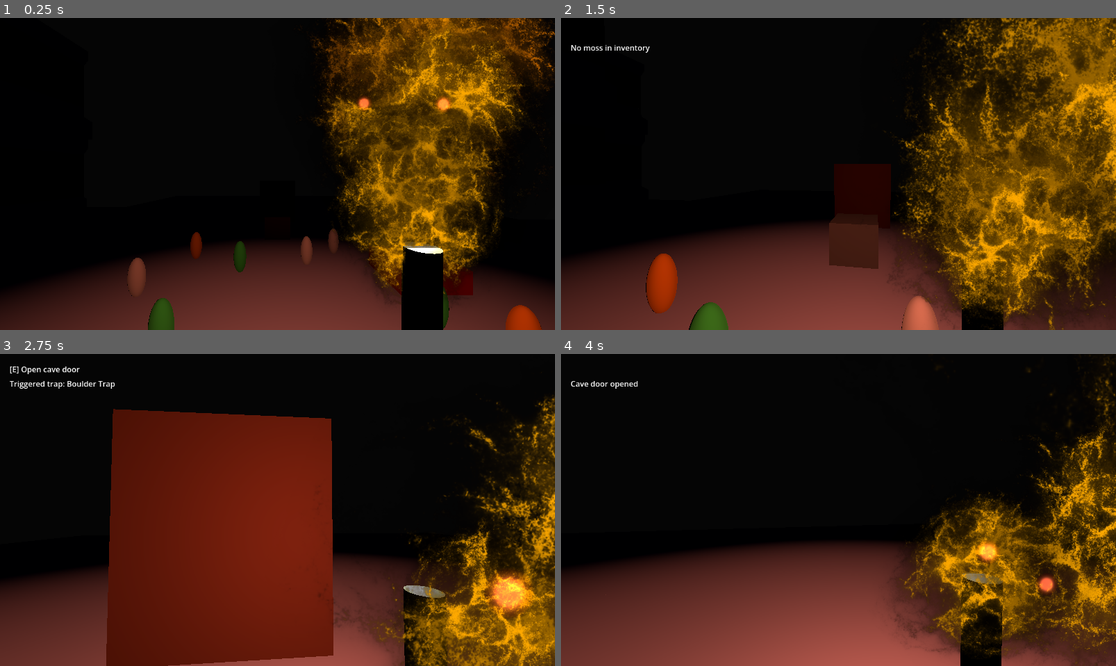
Above: before the commit, frames 1-4 (two rows, left to right).
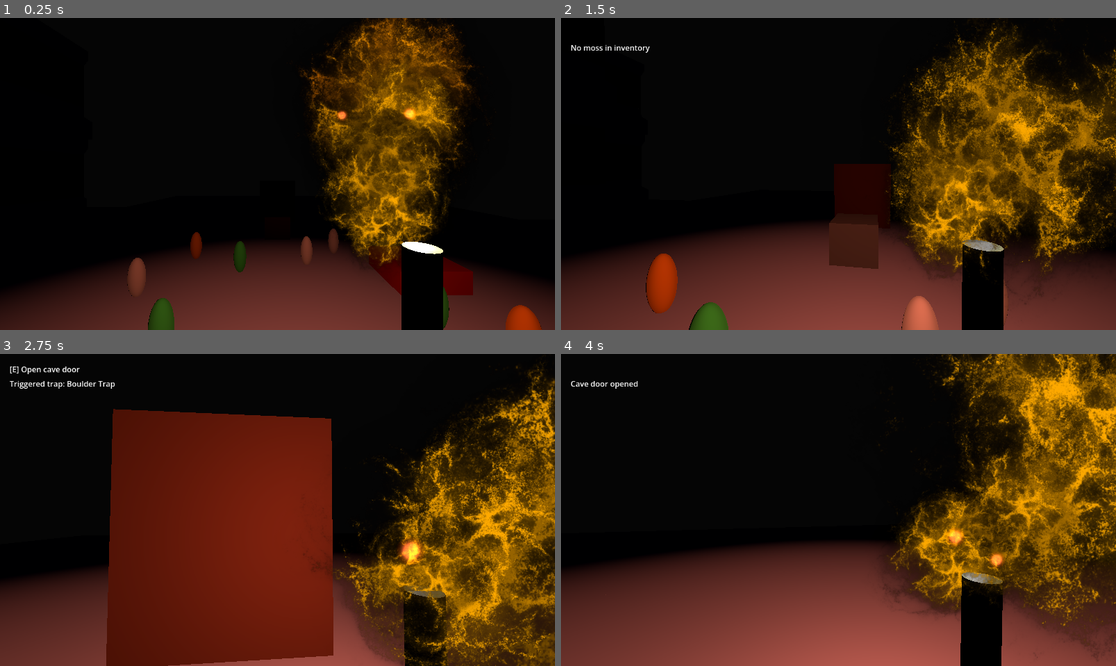
Above: after the commit, the same moments.

Repository: KKyler9/stone-torch
Game: Godot game, scene res://Main3D.tscn
Two runs of this game, one before a commit and one after it. Both use one fixed random seed, a clock stepped at 60 frames per second and the inputs below.
Inputs (mouse positions are in pixels of both pictures, inside the frame that each line leads up to):
- Up to frame 1 (0.25 s): no input
- Up to frame 2 (1.5 s): tap Enter at 0.5 s; move the mouse to (866, 174) at 0.52 s; hold W (move_forward) from 0.53 s (still down); tap E at 0.6 s; tap Space (jump) at 0.77 s; move the mouse to (810, 174) at 1.27 s; tap 1 at 1.35 s
- Up to frame 3 (2.75 s): keep holding W (move_forward); tap Space (jump) at 1.52 s; move the mouse to (288, 503) at 2.02 s; tap 2 at 2.1 s
- Up to frame 4 (4 s): keep holding W (move_forward); move the mouse to (832, 516) at 2.77 s; tap 3 at 2.85 s; tap Space (jump) at 3.02, 3.77 s; move the mouse to (877, 513) at 3.52 s; tap E at 3.6 s

The runs differ from the first frame. In frame 1, 21% of the frame differs, in the area x 53-100%, y 0-92%; in frame 2, 27%, in the area x 58-100%, y 0-100%; in frame 3, 20%; in frame 4, 25%.

Commit message:
Reduce fire particle camera intrusion during diagonal movement

Diff:
--- a/FireParticles.tscn
+++ b/FireParticles.tscn
@@ -42,15 +42,15 @@
 lifetime_randomness = 0.08
 particle_flag_rotate_y = true
 emission_shape = 1
-emission_sphere_radius = 0.2
+emission_sphere_radius = 0.12
 angle_min = -179.99998
 angle_max = 180.00002
 direction = Vector3(0, 1, 0)
-spread = 13.235
-initial_velocity_min = 1.0
-initial_velocity_max = 2.0
+spread = 8.6
+initial_velocity_min = 0.6
+initial_velocity_max = 1.35
 radial_velocity_min = -2.2351742e-05
-radial_velocity_max = 0.49997765
+radial_velocity_max = 0.12
 gravity = Vector3(0, 1, 0)
 scale_min = 0.9
 scale_max = 1.4
@@ -102,6 +102,7 @@
 [sub_resource type="QuadMesh" id="QuadMesh_tt86v"]
 
 [node name="FireParticle" type="GPUParticles3D" unique_id=1293562474]
+local_coords = false
 material_override = SubResource("StandardMaterial3D_iquev")
 amount = 50
 lifetime = 1.2
--- a/Player.tscn
+++ b/Player.tscn
@@ -35,7 +35,7 @@
 omni_range = 10.0
 
 [node name="FireParticle" parent="TorchPivot" unique_id=1293562474 instance=ExtResource("3_kne1u")]
-transform = Transform3D(0.445, 0, 0, 0, 0.445, 0, 0, 0, 0.445, 0, 0, 0)
+transform = Transform3D(0.445, 0, 0, 0, 0.445, 0, 0, 0, 0.445, 0, 0.02, -0.18)
 amount = 35
 amount_ratio = 0.5251
 
